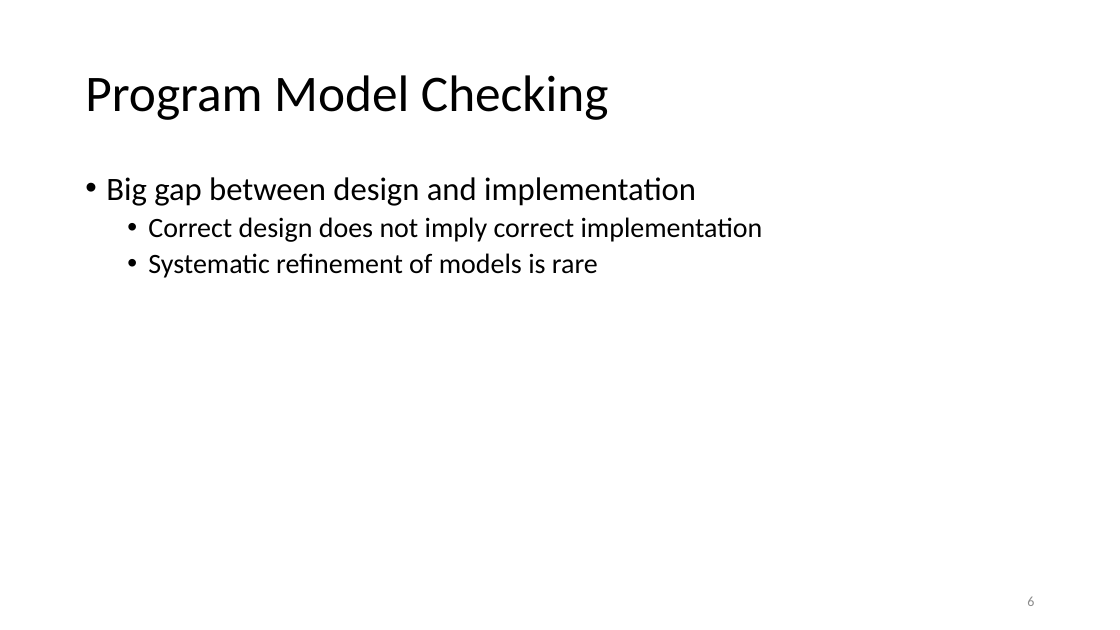
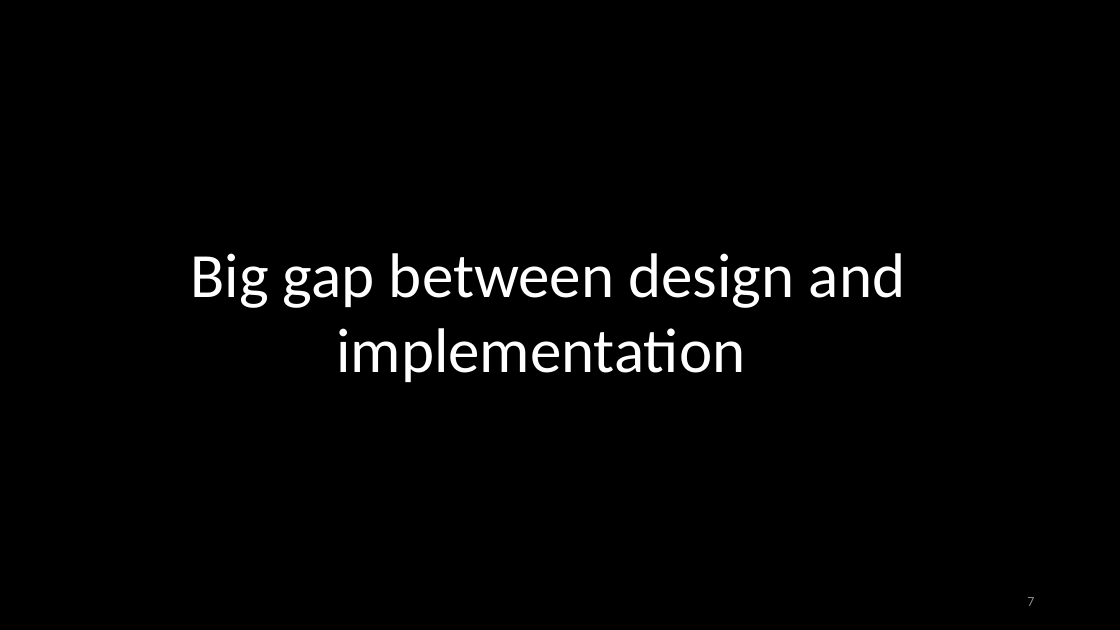
Before and after one commit to damorim/model-checking-tutorial, a slide deck: slide 7 of Program-Model-Checking.pptx (slide 6 before the commit). Drawn at 1120x630 pixels with LibreOffice and Linux fonts; fonts in the diff are those of the drawing. Boxes give left, top, right and bottom in pixels: in the first picture for what was removed or moved away, otherwise in the second. Text is boxed around its words. In the diff, an @@ line names an element or a change of style, - is before the commit and + after.

```diff
--- a/Program-Model-Checking.pptx
+++ b/Program-Model-Checking.pptx
@@ background #FFFFFF to #000000 @@
@@ title removed at [85,75,609,120] @@
-Program Model Checking
@@ text removed at [106,177,763,278] @@
-• Big gap between design and implementation
-  • Correct design does not imply correct implementation
-  • Systematic refinement of models is rare
@@ text added at [190,253,905,382], 54 pt, text #FFFFFF @@
+Big gap between design and implementation
@@ page number at [1027,597,1034,606]: text changed @@
-6
+7
```
Also in this commit, not shown: 9 other slides changed, 3 slides added, 1 slide removed.
